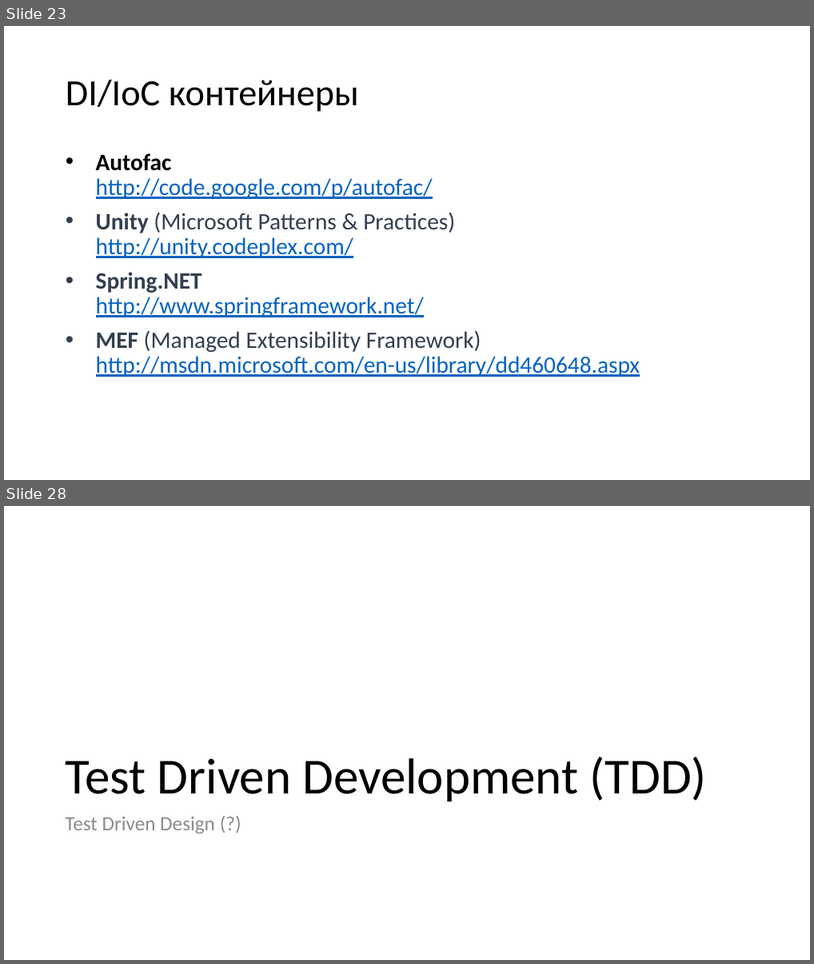
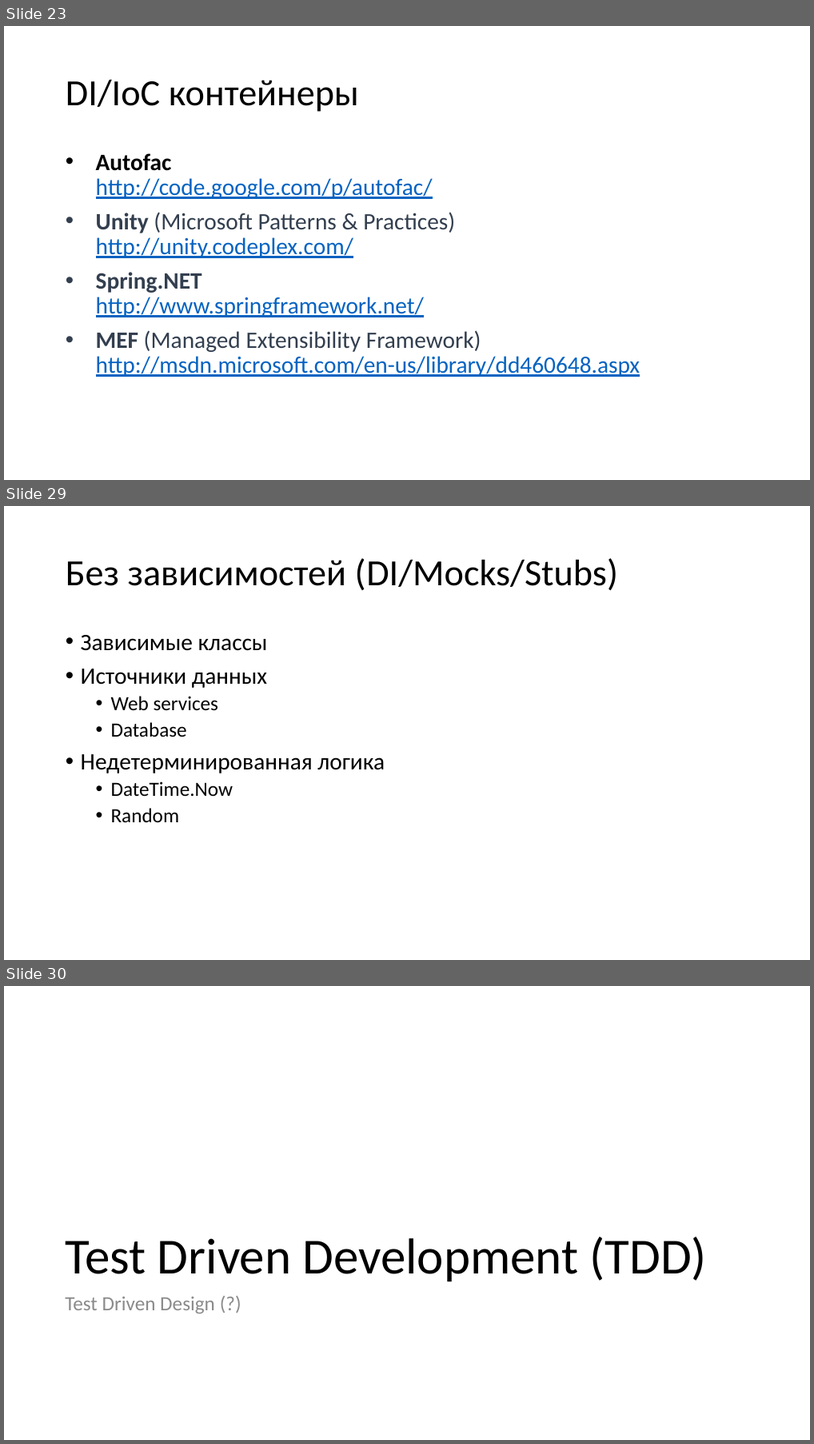
Before and after one commit to MihailRomanov/DevTools_Course, a slide deck: Lections/03_Unit_tests.pptx. Shown one above the other, each under a label of ours: slides 23 and 28 before the commit, slides 23, 29 and 30 after it; the slides between them are not shown. The pictures are 814x964 and 814x1444 pixels, drawn with LibreOffice and Linux fonts; fonts in the diff are those of the drawing. Boxes give left, top, right and bottom in pixels: in the first picture for what was removed or moved away, otherwise in the second. Text is boxed around its words. In the diff, an @@ line names an element or a change of style, - is before the commit and + after.

```diff
--- a/Lections/03_Unit_tests.pptx
+++ b/Lections/03_Unit_tests.pptx
@@ slide 29 added at (4,506,810,960), background #FFFFFF @@
@@ title added at (66,558,618,591), 44 pt, text #000000 @@
+Без зависимостей (DI/Mocks/Stubs)
@@ text added at (81,635,385,823), 28 pt, text #000000 @@
+• Зависимые классы
+• Источники данных
+  • Web services
+  • Database
+• Недетерминированная логика
+  • DateTime.Now
+  • Random
@@ what was slide 28 is now slide 30 @@
```
Also in this commit, not shown: 1 slide changed, 12 other slides added, 5 other files.
